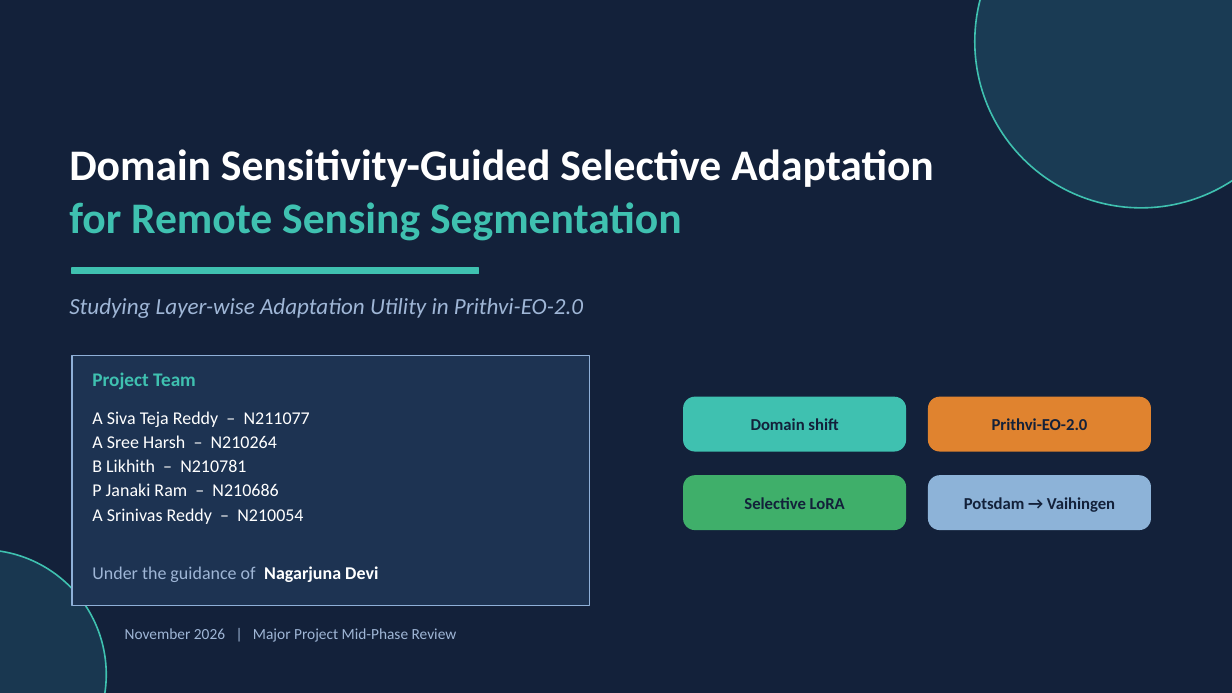
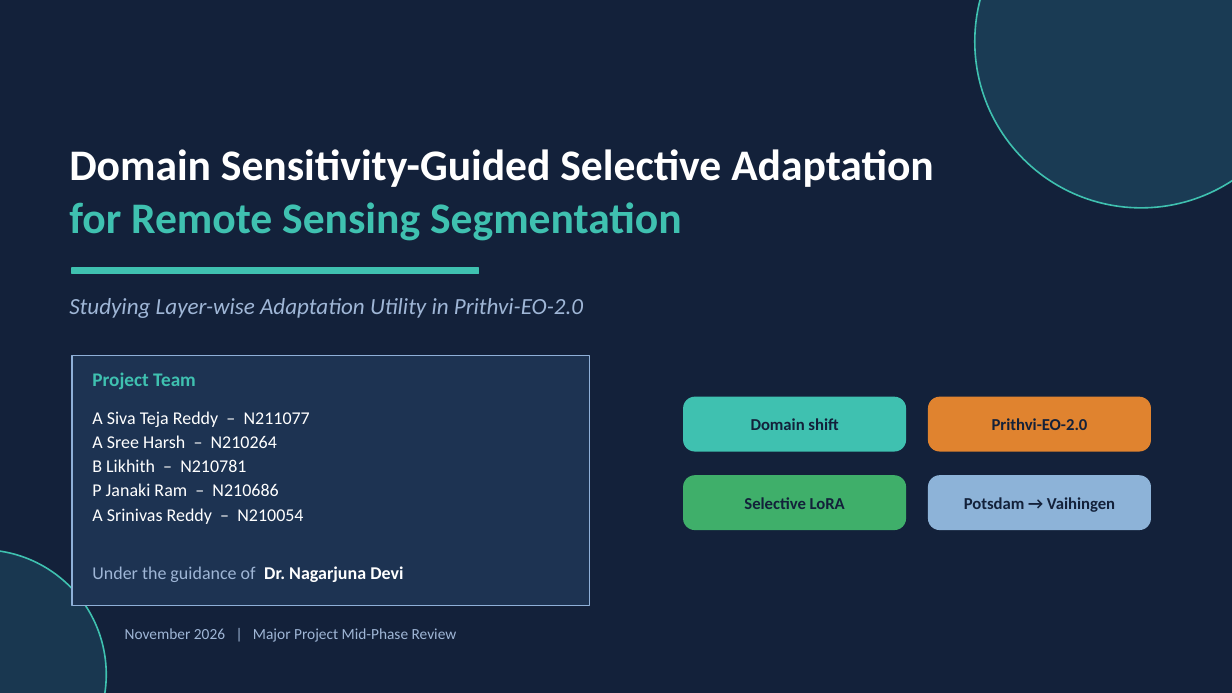
Before and after one commit to Siva141909/DSSA, a slide deck: slide 1 of DSSA_Mid_Phase_Review_Final_image-free.pptx. Drawn at 1232x693 pixels with LibreOffice and Linux fonts; fonts in the diff are those of the drawing. Boxes give left, top, right and bottom in pixels: in the first picture for what was removed or moved away, otherwise in the second. Text is boxed around its words. In the diff, an @@ line names an element or a change of style, - is before the commit and + after.

```diff
--- a/DSSA_Mid_Phase_Review_Final_image-free.pptx
+++ b/DSSA_Mid_Phase_Review_Final_image-free.pptx
@@ text at box(92, 566, 403, 582): text changed @@
-Under the guidance of Nagarjuna Devi
+Under the guidance of Dr. Nagarjuna Devi
```
Also in this commit, not shown: 1 slide added, 1 other file.
